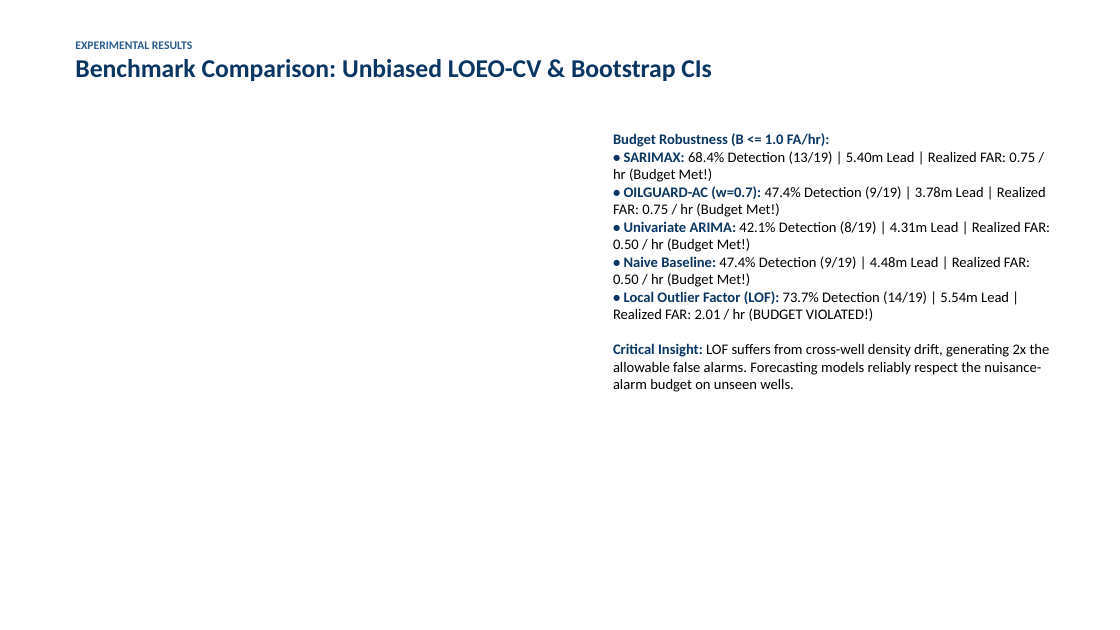
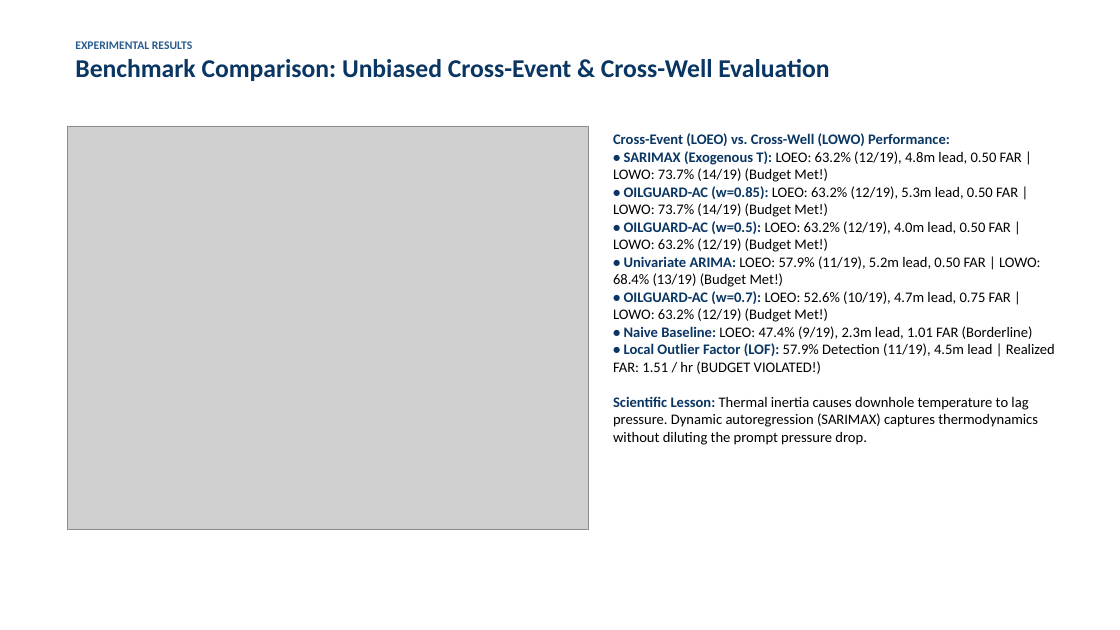
Before and after one commit to Ravva-78/tsa-oilguard, a slide deck: slide 7 of report/OILGUARD_Presentation.pptx. Drawn at 1120x630 pixels with LibreOffice and Linux fonts; fonts in the diff are those of the drawing; grey boxes stand for pictures. Boxes give left, top, right and bottom in pixels: in the first picture for what was removed or moved away, otherwise in the second. Text is boxed around its words. In the diff, an @@ line names an element or a change of style, - is before the commit and + after.

Commit message:
Final scientific validation: add Protocol 3 LOWO, report mean and median lead times, update distinct well breakdown, and reconcile all deliverables

```diff
--- a/report/OILGUARD_Presentation.pptx
+++ b/report/OILGUARD_Presentation.pptx
@@ text at (x1=75, y1=59, x2=829, y2=81): text changed @@
-Benchmark Comparison: Unbiased LOEO-CV & Bootstrap CIs
+Benchmark Comparison: Unbiased Cross-Event & Cross-Well Evaluation
@@ picture added at (x1=67, y1=126, x2=588, y2=529) @@
@@ text at (x1=613, y1=133, x2=1055, y2=445): text changed @@
-Budget Robustness (B <= 1.0 FA/hr):
-• SARIMAX: 68.4% Detection (13/19) | 5.40m Lead | Realized FAR: 0.75 / hr (Budget Met!)
-• OILGUARD-AC (w=0.7): 47.4% Detection (9/19) | 3.78m Lead | Realized FAR: 0.75 / hr (Budget Met!)
-• Univariate ARIMA: 42.1% Detection (8/19) | 4.31m Lead | Realized FAR: 0.50 / hr (Budget Met!)
-• Naive Baseline: 47.4% Detection (9/19) | 4.48m Lead | Realized FAR: 0.50 / hr (Budget Met!)
-• Local Outlier Factor (LOF): 73.7% Detection (14/19) | 5.54m Lead | Realized FAR: 2.01 / hr (BUDGET VIOLATED!)
-Critical Insight: LOF suffers from cross-well density drift, generating 2x the allowable false alarms. Forecasting models reliably respect the nuisance-alarm budget on unseen wells.
+Cross-Event (LOEO) vs. Cross-Well (LOWO) Performance:
+• SARIMAX (Exogenous T): LOEO: 63.2% (12/19), 4.8m lead, 0.50 FAR | LOWO: 73.7% (14/19) (Budget Met!)
+• OILGUARD-AC (w=0.85): LOEO: 63.2% (12/19), 5.3m lead, 0.50 FAR | LOWO: 73.7% (14/19) (Budget Met!)
+• OILGUARD-AC (w=0.5): LOEO: 63.2% (12/19), 4.0m lead, 0.50 FAR | LOWO: 63.2% (12/19) (Budget Met!)
+• Univariate ARIMA: LOEO: 57.9% (11/19), 5.2m lead, 0.50 FAR | LOWO: 68.4% (13/19) (Budget Met!)
+• OILGUARD-AC (w=0.7): LOEO: 52.6% (10/19), 4.7m lead, 0.75 FAR | LOWO: 63.2% (12/19) (Budget Met!)
+• Naive Baseline: LOEO: 47.4% (9/19), 2.3m lead, 1.01 FAR (Borderline)
+• Local Outlier Factor (LOF): 57.9% Detection (11/19), 4.5m lead | Realized FAR: 1.51 / hr (BUDGET VIOLATED!)
+Scientific Lesson: Thermal inertia causes downhole temperature to lag pressure. Dynamic autoregression (SARIMAX) captures thermodynamics without diluting the prompt pressure drop.
```
Also in this commit, not shown: 15 other files.
